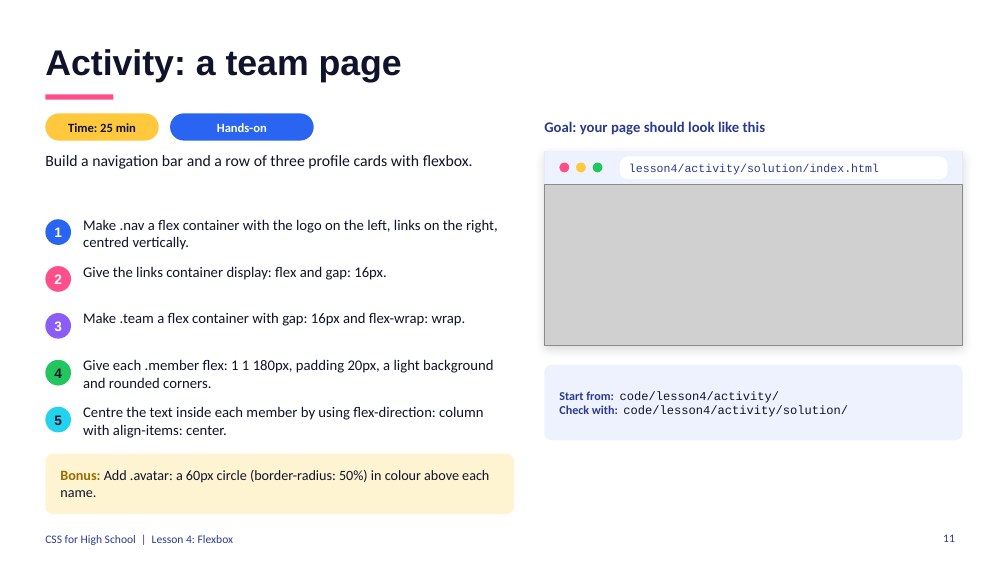
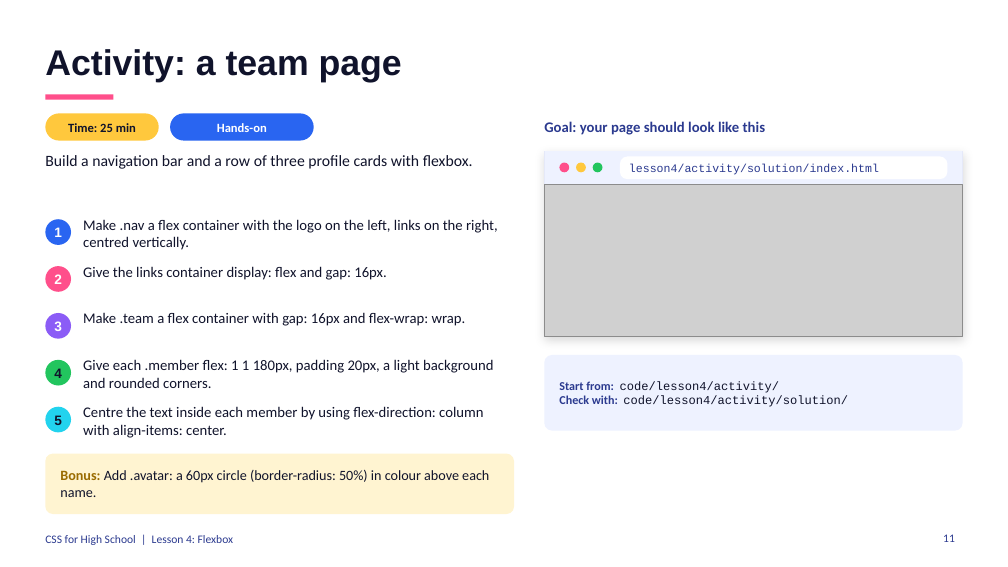
Before and after one commit to ydahab/Python, a slide deck: slide 11 of CSS_Course/decks/CSS_Lesson4_Flexbox.pptx. Drawn at 1008x567 pixels with LibreOffice and Linux fonts; fonts in the diff are those of the drawing; grey boxes stand for pictures. Boxes give left, top, right and bottom in pixels: in the first picture for what was removed or moved away, otherwise in the second. Text is boxed around its words. In the diff, an @@ line names an element or a change of style, - is before the commit and + after.

```diff
--- a/CSS_Course/decks/CSS_Lesson4_Flexbox.pptx
+++ b/CSS_Course/decks/CSS_Lesson4_Flexbox.pptx
@@ rectangle: place and size @@
-rectangle at [544, 151, 963, 346]
+rectangle at [544, 151, 963, 337]
@@ picture: place and size @@
-picture at [544, 185, 963, 346]
+picture at [544, 185, 963, 337]
@@ rounded rectangle: place and size @@
-rounded rectangle at [544, 364, 963, 440]
+rounded rectangle at [544, 355, 963, 431]
@@ text "Start from: code/lesson4/activity/": place and size @@
-text "Start from: code/lesson4/activity/" at [559, 391, 848, 417]
+text "Start from: code/lesson4/activity/" at [559, 381, 848, 407]
```
Also in this commit, not shown: 29 other files.
